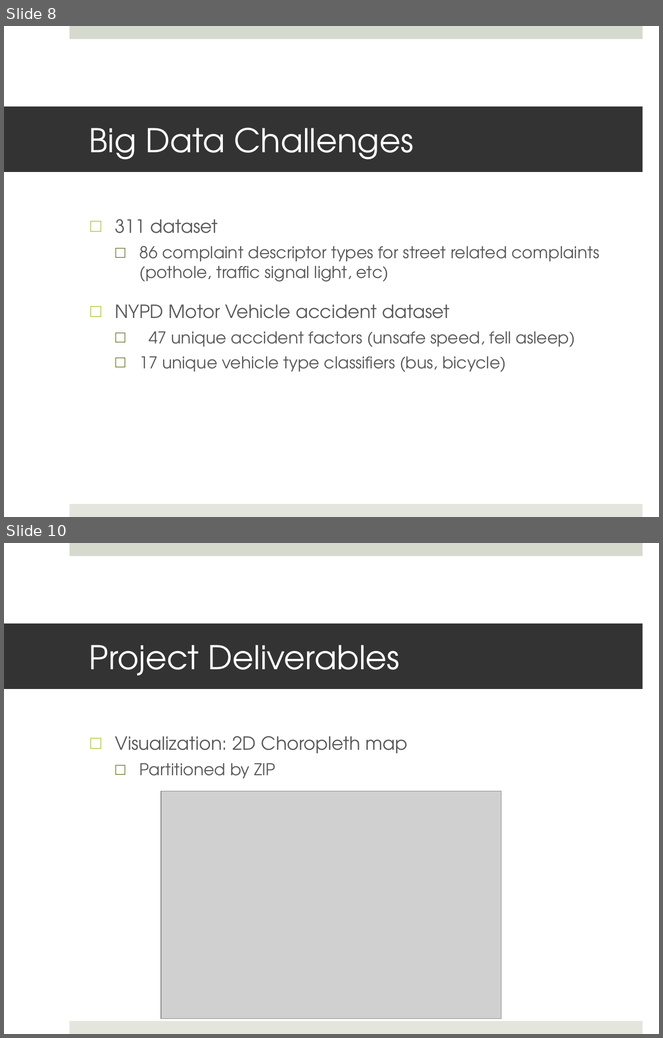
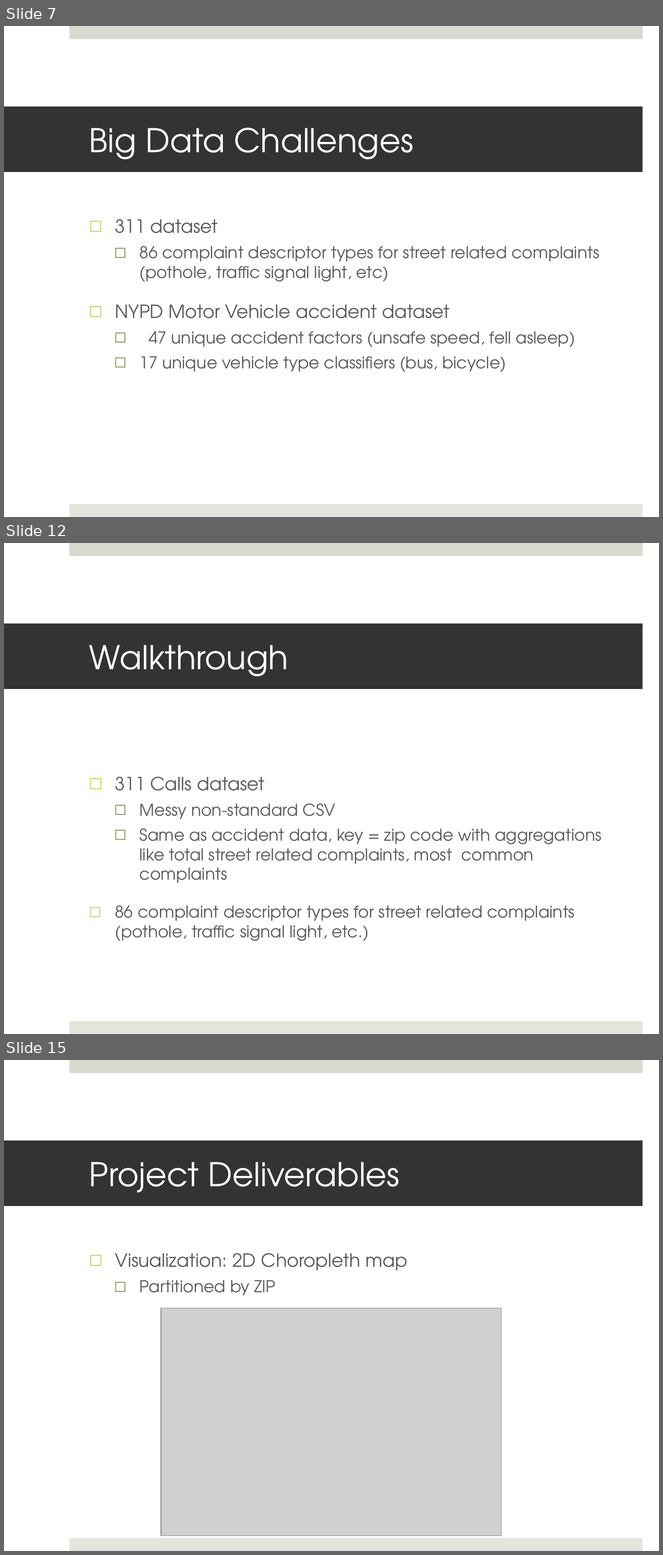
Before and after one commit to JKasakyan/BDM-Final-Project, a slide deck: Documents/Kasakyan_James_Proposal_Final_Presentation.pptx. Shown one above the other, each under a label of ours: slides 8 and 10 before the commit, slides 7, 12 and 15 after it; the slides between them are not shown. The pictures are 663x1038 and 663x1555 pixels, drawn with LibreOffice and Linux fonts; fonts in the diff are those of the drawing; grey boxes stand for pictures. Boxes give left, top, right and bottom in pixels: in the first picture for what was removed or moved away, otherwise in the second. Text is boxed around its words. In the diff, an @@ line names an element or a change of style, - is before the commit and + after.

```diff
--- a/Documents/Kasakyan_James_Proposal_Final_Presentation.pptx
+++ b/Documents/Kasakyan_James_Proposal_Final_Presentation.pptx
@@ slide 12 added at (4,543,659,1034), background #FFFFFF; not listed: 2 template elements that a slide beside it also shows @@
@@ title added at (4,624,643,689), fill #333333, 36 pt, text #FFFFFF @@
+Walkthrough
@@ text added at (115,776,601,941), 18 pt, text #595959 @@
+□ 311 Calls dataset
+  □ Messy non-standard CSV
+  □ Same as accident data, key = zip code with aggregations like total street related complaints, most common complaints
+  □ 86 complaint descriptor types for street related complaints (pothole, traffic signal light, etc.)
@@ what was slide 8 is now slide 7 @@
@@ what was slide 10 is now slide 15 @@
```
Also in this commit, not shown: 1 slide changed, 5 other slides added, 1 slide removed, 1 other file.
